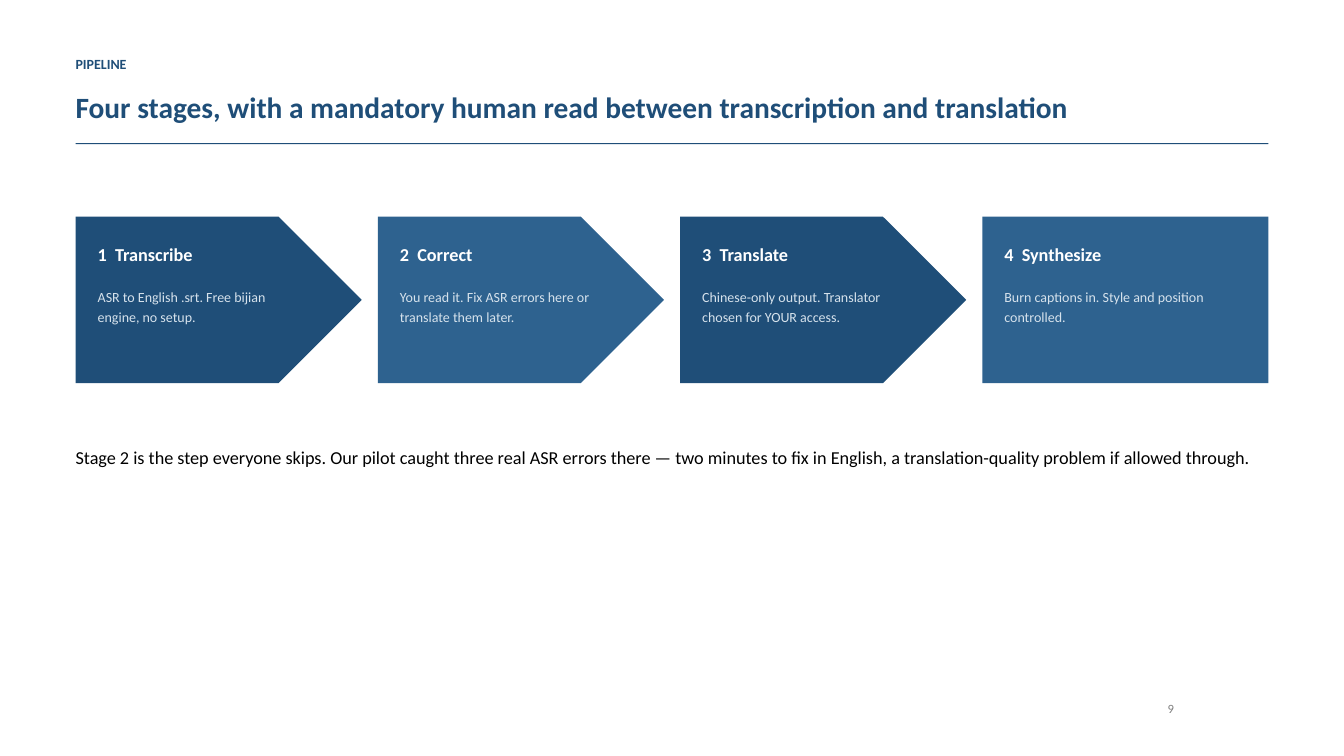
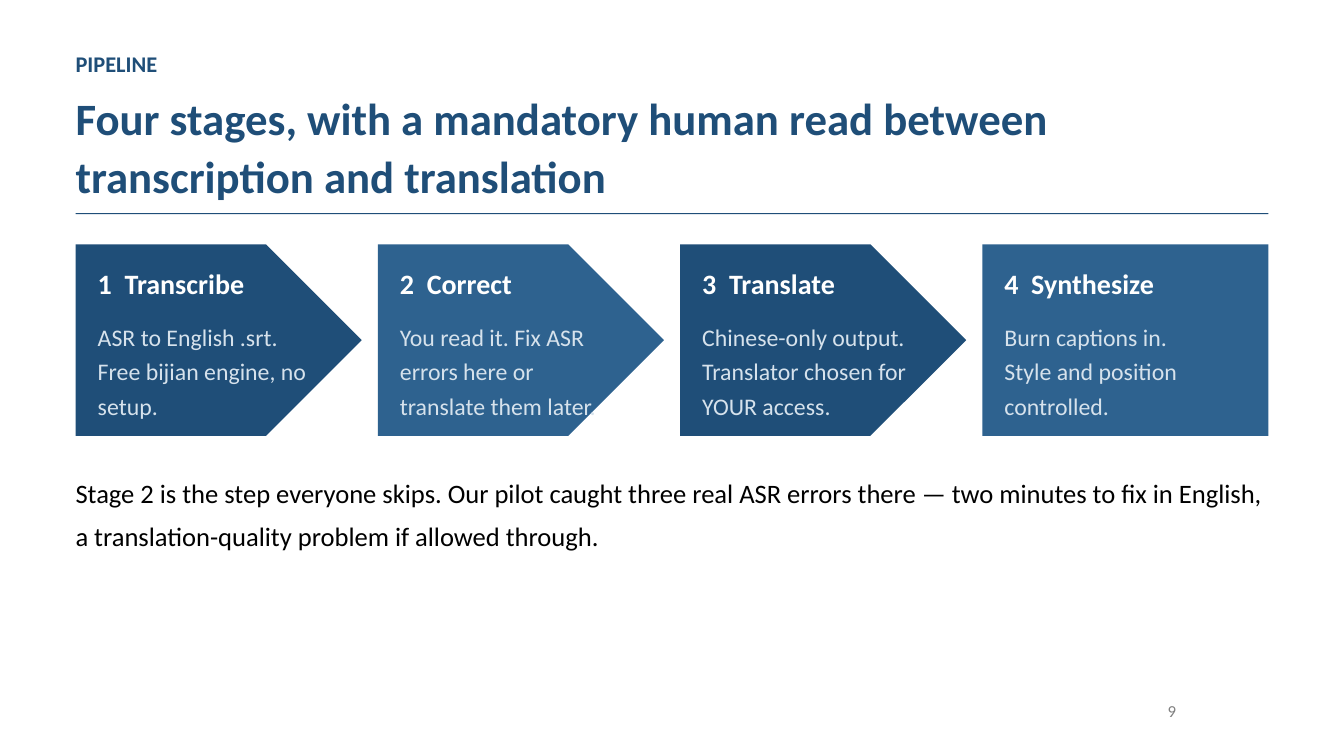
Before and after one commit to mikelix/gstack-tutorial-3, a slide deck: slide 10 of dist/gstack-tutorial-3_EN.pptx. Drawn at 1344x756 pixels with LibreOffice and Linux fonts; fonts in the diff are those of the drawing. Boxes give left, top, right and bottom in pixels: in the first picture for what was removed or moved away, otherwise in the second. Text is boxed around its words. In the diff, an @@ line names an element or a change of style, - is before the commit and + after.

```diff
--- a/dist/gstack-tutorial-3_EN.pptx
+++ b/dist/gstack-tutorial-3_EN.pptx
@@ text "PIPELINE" at box(76, 57, 158, 72): size 10 to 16 pt @@
@@ text "Four stages, with a mandatory ..." at box(76, 103, 1047, 200): size 21 to 32 pt; line spacing 1.05 to 1.08 @@
@@ rectangle: place and size @@
-rectangle at box(76, 143, 1268, 144)
+rectangle at box(76, 213, 1268, 214)
@@ pentagon arrow: place and size @@
-pentagon arrow at box(76, 217, 362, 383)
+pentagon arrow at box(76, 244, 362, 436)
@@ text "1 Transcribe": place and size @@
-text "1 Transcribe" at box(98, 248, 192, 261)
+text "1 Transcribe" at box(98, 274, 245, 294)
@@ pentagon arrow: place and size @@
-pentagon arrow at box(378, 217, 664, 383)
+pentagon arrow at box(378, 244, 664, 436)
@@ text "2 Correct": place and size @@
-text "2 Correct" at box(400, 249, 472, 261)
+text "2 Correct" at box(400, 275, 512, 294)
@@ pentagon arrow: place and size @@
-pentagon arrow at box(681, 217, 967, 383)
+pentagon arrow at box(681, 244, 967, 436)
@@ text "3 Translate": place and size @@
-text "3 Translate" at box(702, 248, 789, 261)
+text "3 Translate" at box(702, 274, 835, 294)
@@ rectangle: place and size @@
-rectangle at box(982, 217, 1268, 383)
+rectangle at box(982, 244, 1268, 436)
@@ size 13 to 20 pt in 4 elements at box(98, 274, 245, 294), box(400, 275, 512, 294), box(702, 274, 835, 294), box(1004, 274, 1154, 299) @@
@@ text "4 Synthesize": place and size @@
-text "4 Synthesize" at box(1004, 248, 1101, 264)
+text "4 Synthesize" at box(1004, 274, 1154, 299)
@@ text "ASR to English .srt. Free ...": place and size @@
-text "ASR to English .srt. Free ..." at box(98, 292, 265, 325)
+text "ASR to English .srt. Free ..." at box(98, 329, 306, 419)
@@ text "You read it. Fix ASR ...": place and size @@
-text "You read it. Fix ASR ..." at box(400, 292, 589, 322)
+text "You read it. Fix ASR ..." at box(400, 329, 595, 421)
@@ text "Chinese-only output. Translator chosen for ...": place and size @@
-text "Chinese-only output. Translator chosen for ..." at box(702, 292, 880, 322)
+text "Chinese-only output. Translator chosen for ..." at box(702, 329, 906, 415)
@@ size 10 to 17 pt in 4 elements at box(98, 329, 306, 419), box(400, 329, 595, 421), box(702, 329, 906, 415), box(1004, 329, 1177, 415) @@
@@ text "Burn captions in. Style and ...": place and size @@
-text "Burn captions in. Style and ..." at box(1004, 292, 1204, 322)
+text "Burn captions in. Style and ..." at box(1004, 329, 1177, 415)
@@ text "Stage 2 is the step ...": place and size @@
-text "Stage 2 is the step ..." at box(76, 451, 1249, 467)
+text "Stage 2 is the step ..." at box(76, 484, 1261, 551)
@@ text "Stage 2 is the step ..." at box(76, 484, 1261, 551): size 13 to 19 pt @@
@@ text "9" at box(1168, 706, 1176, 717): size 9 to 12 pt @@
```
Also in this commit, not shown: 30 other slides changed, 4 other files.
